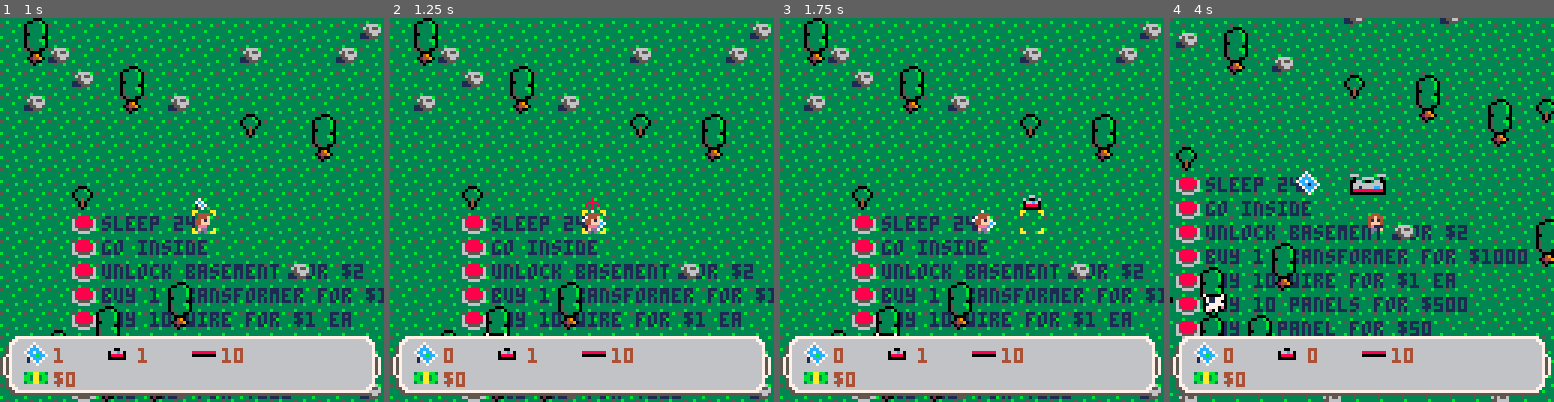
Above: before the commit, frames 1-4 (left to right).
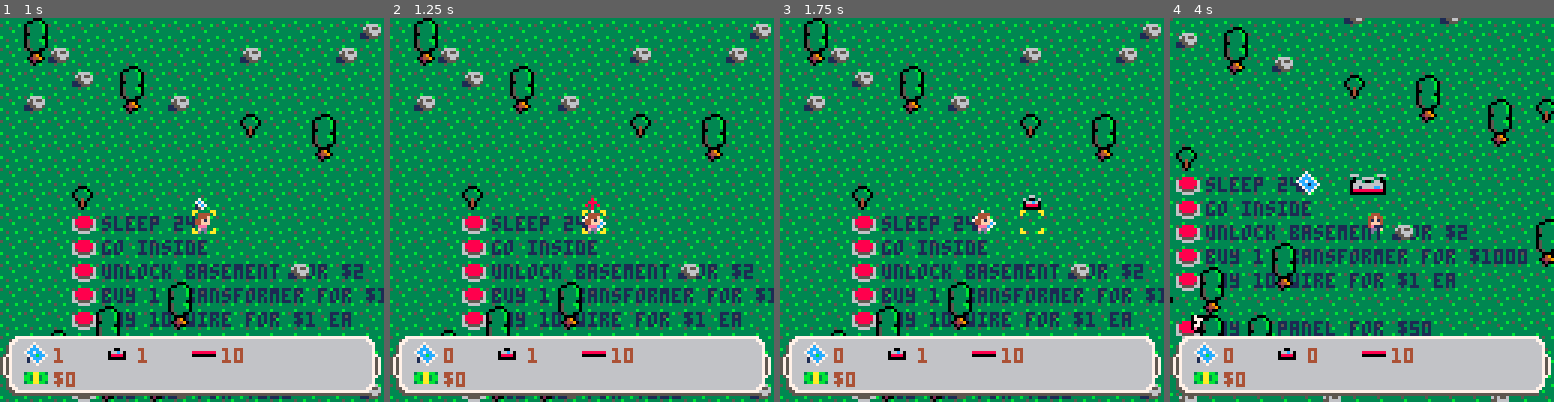
Above: after the commit, the same moments.

Repository: sargon2/pico8
Game: PICO-8 cartridge playground/solar_sally/solar_sally.p8
The game is run twice, just before and just after one commit, with the same random seed, the same clock (stepped at 60 frames per second) and the same inputs.
Inputs (mouse positions are in pixels of both pictures, inside the frame that each line leads up to):
- Up to frame 1 (1 s): tap X (X key) at 0.33 s; click (280, 121) at 0.67 s; tap O (Z key) at 0.7 s
- Up to frame 2 (1.25 s): tap X (X key) at 1.07 s; click (436, 267) at 1.22 s
- Up to frame 3 (1.75 s): hold Right from 1.6 s (still down); tap O (Z key) at 1.7 s
- Up to frame 4 (4 s): click (1277, 114) at 1.77 s; tap X (X key) at 1.85, 2.97 s; release Right at 2.1 s; tap O (Z key) every 0.4 s from 2.1 to 3.7 s; hold Up 2.15-2.42 s; click (1342, 259) at 2.32 s; hold Right 2.47-3.03 s; click (1404, 106) at 2.87 s; hold Left 3.08-3.58 s; click (1465, 256) at 3.42 s; hold Down 3.63-3.97 s; click (1231, 102) at 3.97 s

Frame 1 is identical in both runs. In frame 2, less than 0.1% of the frame differs, in the area x 24-31%, y 82-83%; in frame 3, less than 0.1%; in frame 4, 1.7%, in the area x 1-78%, y 71-83%.

Commit message:
Complete or add cards for remaining TODOs

Diff:
--- a/playground/lua_extensions.lua
+++ b/playground/lua_extensions.lua
@@ -125,3 +125,18 @@
     end
     return ret
 end
+
+-- table[arg1][arg2][arg3][...] = argn
+-- requires at least 2 args after the table for table[arg1] = arg2
+function set_with_ensure(table, ...)
+    local args = {...}
+    local last_element = deli(args, #args)
+    for i, e in pairs(args) do
+        if i == #args then
+            table[e] = last_element
+            return
+        end
+        if(not table[e]) table[e] = {}
+        table = table[e]
+    end
+end
--- a/playground/solar_sally/components/Actions.lua
+++ b/playground/solar_sally/components/Actions.lua
@@ -1,4 +1,4 @@
 --[[const]] Actions_no_action = 1
 --[[const]] Actions_place = 2
 --[[const]] Actions_pick_up = 3
---[[const]] Actions_custom = 99 -- TODO remove this, there should be no vague actions
+--[[const]] Actions_custom = 99
--- a/playground/solar_sally/components/Attributes.lua
+++ b/playground/solar_sally/components/Attributes.lua
@@ -8,6 +8,7 @@
 Attr_action_fn = {}
 Attr_action_release_fn = {}
 Attr_fence_linkable = {}
+Attr_flip_x = {}
 Attr_powered_grid = NewObj(BooleanGrid)
 
 Attr_DrawFn = {} -- fn(x, y, ent_id, relative_to_screen)
--- a/playground/solar_sally/components/Locations.lua
+++ b/playground/solar_sally/components/Locations.lua
@@ -6,8 +6,7 @@
         if(not Locations_locations[y]) return
         Locations_locations[y][x] = nil
     else
-        if(not Locations_locations[y]) Locations_locations[y] = {}
-        Locations_locations[y][x] = ent_id
+        set_with_ensure(Locations_locations, y, x, ent_id)
     end
 end
 
--- a/playground/solar_sally/components/Settings.lua
+++ b/playground/solar_sally/components/Settings.lua
@@ -1,18 +1,40 @@
---[[const]] Settings_max_panels_per_transformer = 48
 --[[const]] Settings_debug_timing = false
 --[[const]] Settings_debug_window = false -- Recommend switching to 30fps if you turn this on
+
 --[[const]] Settings_60fps = true -- if false, 30fps
+
 --[[const]] Settings_cheat_lotsofmoney = false
+
+--[[const]] Settings_max_panels_per_transformer = 48
+
 --[[const]] Settings_cow_speed = 1
+--[[const]] Settings_cow_look_chance = 100 -- chance cows will look at you; higher is less likely
+--[[const]] Settings_cow_stop_looking_chance = 100
+--[[const]] Settings_cow_start_moving_chance = 100
+--[[const]] Settings_cow_stop_moving_chance = 100
+
 --[[const]] Settings_start_money = 0
 --[[const]] Settings_start_panels = 1
 --[[const]] Settings_start_transformers = 1
 --[[const]] Settings_start_wire = 10
 --[[const]] Settings_start_fence = 0
+
 --[[const]] Settings_max_selection_range = 2.5
 --[[const]] Settings_selection_speed = 12
+
 --[[const]] Settings_axeswings_fullsizetree = 10
 --[[const]] Settings_axeswings_youngtree = 5
 --[[const]] Settings_axeswing_speed = 11
 --[[const]] Settings_axe_min_dist = 1.5
 --[[const]] Settings_tree_felling_payment = 10
+
+--[[const]] Settings_character_speed = 6
+--[[const]] Settings_character_anim_speed = 8
+
+--[[const]] Settings_key_cost = 2
+--[[const]] Settings_transformer_cost = 1000
+--[[const]] Settings_wire_cost = 1
+--[[const]] Settings_wire_qty = 10
+--[[const]] Settings_panel_cost = 50
+--[[const]] Settings_axe_cost = 100
+--[[const]] Settings_fence_cost = 10
--- a/playground/solar_sally/components/SmoothLocations.lua
+++ b/playground/solar_sally/components/SmoothLocations.lua
@@ -18,11 +18,8 @@
         end
     end
 
-    -- TODO there's gotta be a better way to do this...
-    if(not SmoothLocations_Grid[cell_x]) SmoothLocations_Grid[cell_x] = {}
-    if(not SmoothLocations_Grid[cell_x][cell_y]) SmoothLocations_Grid[cell_x][cell_y] = {}
+    set_with_ensure(SmoothLocations_Grid, cell_x, cell_y, ent_id, {x, y})
 
-    SmoothLocations_Grid[cell_x][cell_y][ent_id] = {x, y}
     SmoothLocations_cell[ent_id] = {cell_x, cell_y}
 end
 
@@ -37,14 +34,12 @@
     -- Not sure what's up with these weird values.
     -- The goal of the values is if Sally places a panel, then walks up to it, she can remove and place it again.
     -- But if she picks it up and moves 1 pixel closer, she can't replace it.
-    -- TODO this could use a unit test.
     local xmin = (x-.08)-.49
     local xmax = (x-.08)+.49
     local ymin = (y-.55)-.49
     local ymax = (y-.55)+.49
 
-    local results = SmoothLocations_get_all_visible(xmin, xmax, ymin, ymax) -- TODO we only need the first one...
-    if next(results) then
+    if next(SmoothLocations_get_all_visible(xmin, xmax, ymin, ymax)) then
         return true
     end
     return false
--- a/playground/solar_sally/components/Sprites.lua
+++ b/playground/solar_sally/components/Sprites.lua
@@ -115,7 +115,7 @@
     return 8+x-char_x, 8+y-char_y
 end
 
-function Sprites_set_pixel(x,y,xoffset,yoffset,c, relative_to_screen) -- TODO where should this live?
+function Sprites_set_pixel(x,y,xoffset,yoffset,c, relative_to_screen)
     if not relative_to_screen then
         x, y = Sprites_convert_map_to_screen(x, y)
     end
@@ -126,11 +126,11 @@
     )
 end
 
-function Sprites_set_pixel_relative_to_screen(x,y,xoffset,yoffset,c) -- convenience -- TODO where should this live?
+function Sprites_set_pixel_relative_to_screen(x,y,xoffset,yoffset,c) -- convenience
     Sprites_set_pixel(x, y, xoffset, yoffset, c, true)
 end
 
-function Sprites_rect(x,y,xmin,ymin,xmax,ymax,c) -- TODO where should this live?
+function Sprites_rect(x,y,xmin,ymin,xmax,ymax,c)
     local char_x, char_y = SmoothLocations_get_location(Entities_Character)
     rect(
         (8+x-char_x)*8+xmin,
--- a/playground/solar_sally/entities/Button.lua
+++ b/playground/solar_sally/entities/Button.lua
@@ -26,13 +26,13 @@
 function Button.init()
     Button_create_button("sleep 24h", -5, 0, Button_pressAdvanceTimeDays, nil, 1)
     Button_create_button("go inside", -5, 1, Button_pressGoInside)
-    Button_create_button("unlock basement for $2", -5, 2, Button_pressUnlockBasement)
-    Button_create_button("buy 1 transformer for $1000", -5, 3, Button_pressBuy, nil, Entities_Transformers_left, 1000, 1)
-    Button_create_button("buy 10 wire for $1 ea", -5, 4, Button_pressBuy, nil, Entities_Wire, 1, 10)
-    Button_create_button("buy 10 panels for $500", -5, 5, Button_pressBuy, nil, Entities_Panels, 50, 10)
-    Button_create_button("buy 1 panel for $50", -5, 6, Button_pressBuy, nil, Entities_Panels, 50, 1)
-    Button_create_button("buy axe for $100", -5, 7, Button_pressBuyAxe, nil, 100)
-    Button_create_button("buy fence for $10", -5, 8, Button_pressBuy, nil, Entities_Fence, 10, 1)
+    Button_create_button("unlock basement for $"..tostr(Settings_key_cost), -5, 2, Button_pressUnlockBasement)
+    Button_create_button("buy 1 transformer for $"..tostr(Settings_transformer_cost), -5, 3, Button_pressBuy, nil, Entities_Transformers_left, Settings_transformer_cost, 1)
+    Button_create_button("buy "..tostr(Settings_wire_qty).." wire for $"..tostr(Settings_wire_cost).." ea", -5, 4, Button_pressBuy, nil, Entities_Wire, Settings_wire_cost, Settings_wire_qty)
+    -- Button_create_button("buy 10 panels for $500", -5, 5, Button_pressBuy, nil, Entities_Panels, 50, 10)
+    Button_create_button("buy 1 panel for $"..tostr(Settings_panel_cost), -5, 6, Button_pressBuy, nil, Entities_Panels, Settings_panel_cost, 1)
+    Button_create_button("buy axe for $"..tostr(Settings_axe_cost), -5, 7, Button_pressBuyAxe, nil, Settings_axe_cost)
+    Button_create_button("buy fence for $"..tostr(Settings_fence_cost), -5, 8, Button_pressBuy, nil, Entities_Fence, Settings_fence_cost, 1)
 end
 
 function Button_draw_button(x, y, ent_id)
@@ -93,8 +93,7 @@
 end
 
 function Button_pressUnlockBasement()
-    -- TODO make key cost a setting
-    if(not Inventory_canAfford(2)) return
-    Inventory_addMoney(-2)
+    if(not Inventory_canAfford(Settings_key_cost)) return
+    Inventory_addMoney(-Settings_key_cost)
     Button_create_button("sleep 30d", -5, 11, Button_pressAdvanceTimeDays, nil, 30)
 end
--- a/playground/solar_sally/entities/Character.lua
+++ b/playground/solar_sally/entities/Character.lua
@@ -3,8 +3,6 @@
 }
 
 local Character_frame=1
---[[const]] Character_speed=6 -- TODO move to settings
---[[const]] Character_anim_speed=8 -- TODO move to settings
 local Character_anim_frames={1,2}
 Character_flip_x=false
 Character_is_moving = false
@@ -82,11 +80,11 @@
         x, y = Placement_handle_character_movement(is_first_movement_frame, elapsed, x, y)
     end
 
-    SmoothLocations_move_by_if_not_obstructed(Entities_Character, x, y, Character_speed*elapsed)
+    SmoothLocations_move_by_if_not_obstructed(Entities_Character, x, y, Settings_character_speed*elapsed)
 
     -- Animate walking
     if x!=0 or y!=0 then
-        Character_frame += Character_anim_speed*elapsed
+        Character_frame += Settings_character_anim_speed*elapsed
     else
         Character_frame = 0.99 -- Very close to the next frame to increase responsivenes
     end
--- a/playground/solar_sally/entities/Cows.lua
+++ b/playground/solar_sally/entities/Cows.lua
@@ -2,12 +2,11 @@
     name = "Cows"
 }
 
-Cows_cow_ent_ids = {}
-Cows_vector_x = {} -- vector_x[ent_id] = x
-Cows_vector_y = {} -- vector_y[ent_id] = y
-Cows_flip_x = {} -- flip_x[ent_id] = true -- TODO should this be an attribute?
-Cows_looking = {} -- looking[ent_id] = true, whether or not the cow is looking at the player
-Cows_is_cow = {} -- is_cow[ent_id] = true -- to speed up updating. TODO should it be an attribute?
+local Cows_cow_ent_ids = {}
+local Cows_vector_x = {} -- vector_x[ent_id] = x
+local Cows_vector_y = {} -- vector_y[ent_id] = y
+local Cows_looking = {} -- looking[ent_id] = true, whether or not the cow is looking at the player
+local Cows_is_cow = {} -- is_cow[ent_id] = true -- to speed up updating
 
 function Cows.init()
 
@@ -21,7 +20,7 @@
         SmoothLocations_set_or_update_location(ent_id, x, y)
         Cows_vector_x[ent_id] = 0
         Cows_vector_y[ent_id] = 0
-        Cows_flip_x[ent_id] = rnd() > .5
+        Attr_flip_x[ent_id] = rnd() > .5
         Cows_looking[ent_id] = false
         Cows_is_cow[ent_id] = true
     end
@@ -32,47 +31,36 @@
     if Cows_looking[ent_id] then
         sprite = Sprite_id_cow_looking
     end
-    Sprites_draw_spr(sprite, x, y, 1, 1, Cows_flip_x[ent_id])
+    Sprites_draw_spr(sprite, x, y, 1, 1, Attr_flip_x[ent_id])
 end
 
 function Cows.update(elapsed)
-    -- TODO move constants here to settings
-
-    -- TODO this bounding is duplicated with world.draw()
-    local char_x, char_y = SmoothLocations_get_location(Entities_Character)
-
-    local xmin, xmax, ymin, ymax = flr(char_x - 10), flr(char_x + 9), flr(char_y - 9), flr(char_y + 9) -- TODO increase bounding box size for cows? so they move slightly off-screen
-
+    local xmin, xmax, ymin, ymax = World_get_visible_ranges()
     local smooth_ents = SmoothLocations_get_all_visible(xmin, xmax, ymin, ymax)
 
     for ent_tuple in all(smooth_ents) do
-        local ent_id = ent_tuple[1] -- TODO all we're using is ent_id, can we use a faster getter that only returns those?
+        local ent_id = ent_tuple[1]
         -- Is it a cow?
         if Cows_is_cow[ent_id] then
             -- Sometimes cows look at the player, if they're not moving
-            if rnd(100) < 1 and Cows_vector_x[ent_id] == 0 and Cows_vector_y[ent_id] == 0 then
+            if rnd(Settings_cow_look_chance) < 1 and Cows_vector_x[ent_id] == 0 and Cows_vector_y[ent_id] == 0 then
                 Cows_looking[ent_id] = true
             end
             -- Sometimes they stop looking at the player
-            if rnd(100) < 1 then
+            if rnd(Settings_cow_stop_looking_chance) < 1 then
                 Cows_looking[ent_id] = false
             end
             -- Sometimes cows stop moving
-            if rnd(100) < 1 then
+            if rnd(Settings_cow_stop_moving_chance) < 1 then
                 Cows_vector_x[ent_id] = 0
                 Cows_vector_y[ent_id] = 0
             end
             -- Sometimes cows start moving
-            if rnd(100) < 1 then
+            if rnd(Settings_cow_start_moving_chance) < 1 then
                 -- Don't look at the player while moving
                 Cows_looking[ent_id] = false
-                -- TODO we're choosing the vectors on a square and then normalizing them, so it's not a really random direction
                 local vx = rnd(2) - 1
-                if vx > 0 then
-                    Cows_flip_x[ent_id] = true
-                else
-                    Cows_flip_x[ent_id] = false
-                end
+                Attr_flip_x[ent_id] = vx > 0
                 Cows_vector_x[ent_id] = vx
                 Cows_vector_y[ent_id] = rnd(2) - 1
             end
--- a/playground/solar_sally/entities/Trees.lua
+++ b/playground/solar_sally/entities/Trees.lua
@@ -28,7 +28,6 @@
 end
 
 function Trees.update()
-    -- TODO this function is quite slow for moving large time periods. I guess we need a table of all trees?
     local rnd_x = flr(rnd(100))-50 -- note same as placement formula
     local rnd_y = flr(rnd(100))-50
     local ent_id = Locations_entity_at(rnd_x, rnd_y)
--- a/playground/solar_sally/systems/Circuits.lua
+++ b/playground/solar_sally/systems/Circuits.lua
@@ -39,10 +39,7 @@
             for x, ys in pairs(component[Entities_Transformers_right]) do
                 for y, t in pairs(ys) do
                     if t then
-                        if(not component[Entities_Transformers_left]) component[Entities_Transformers_left] = {}
-                        if(not component[Entities_Transformers_left][x-1]) component[Entities_Transformers_left][x-1] = {}
-                        if(not component[Entities_Transformers_left][x-1][y]) component[Entities_Transformers_left][x-1][y] = {}
-                        component[Entities_Transformers_left][x-1][y] = true
+                        set_with_ensure(component, Entities_Transformers_left, x-1, y, true)
                     end
                 end
             end
@@ -137,10 +134,7 @@
         if ent_id != nil then
             if Attr_is_circuit_component[ent_id] then
                 -- If it's a circuit component, add it to the list of connected entities for this graph component
-                if(not current_component[ent_id]) current_component[ent_id] = {}
-                if(not current_component[ent_id][x]) current_component[ent_id][x] = {}
-                if(not current_component[ent_id][x][y]) current_component[ent_id][x][y] = {}
-                current_component[ent_id][x][y] = true
+                set_with_ensure(current_component, ent_id, x, y, true)
             elseif ent_id == Entities_Wire or ent_id == Entities_GridWire then
                 -- If it's wire or gridwire, continue recursing
                 visited:set(x, y)
--- a/playground/solar_sally/systems/World.lua
+++ b/playground/solar_sally/systems/World.lua
@@ -17,11 +17,16 @@
     -- end
 end
 
+function World_get_visible_ranges(char_x, char_y)
+    if(char_x == nil) char_x, char_y = SmoothLocations_get_location(Entities_Character)
+    return flr(char_x - 10), flr(char_x + 9), flr(char_y - 9), flr(char_y + 9)
+end
+
 function World.draw()
     local char_x, char_y = SmoothLocations_get_location(Entities_Character)
     _draw_map(char_x, char_y)
 
-    local xmin, xmax, ymin, ymax = flr(char_x - 10), flr(char_x + 9), flr(char_y - 9), flr(char_y + 9)
+    local xmin, xmax, ymin, ymax = World_get_visible_ranges(char_x, char_y)
 
     local smooth_ents = SmoothLocations_get_all_visible(xmin, xmax, ymin, ymax)
     World__sort_by_y(smooth_ents)
--- a/playground/solar_sally/tests/test_lua_extensions.lua
+++ b/playground/solar_sally/tests/test_lua_extensions.lua
@@ -36,7 +36,21 @@
     assert.equals("32767.9999847412109375", full_tostr(0b111111111111111.1111111111111111))
     assert.equals("-32767.9999847412109375", full_tostr(0b1000000000000000.0000000000000001))
     assert.equals("-32768", full_tostr(0b1000000000000000.0000000000000000))
+end
 
+function lua_framework_tests.test_set_with_ensure()
+    local t = {}
+    t[1] = "hi"
+    set_with_ensure(t, 2, 3, 4)
+    assert.equals(t[1], "hi")
+    assert.equals(t[2][3], 4)
+    set_with_ensure(t, 3, 4)
+    assert.equals(t[3], 4)
+    set_with_ensure(t, 3, 5)
+    assert.equals(t[3], 5)
+    t[3] = 6
+    set_with_ensure(t, 3, 7)
+    assert.equals(t[3], 7)
 end
 
 runTests("Lua framework tests", lua_framework_tests)
--- a/playground/solar_sally/types/BooleanGrid.lua
+++ b/playground/solar_sally/types/BooleanGrid.lua
@@ -6,8 +6,7 @@
 end
 
 function BooleanGrid:set(x, y)
-    if(not self.values[x]) self.values[x] = {}
-    self.values[x][y] = true
+    set_with_ensure(self.values, x, y, true)
 end
 
 function BooleanGrid:unset(x, y)
